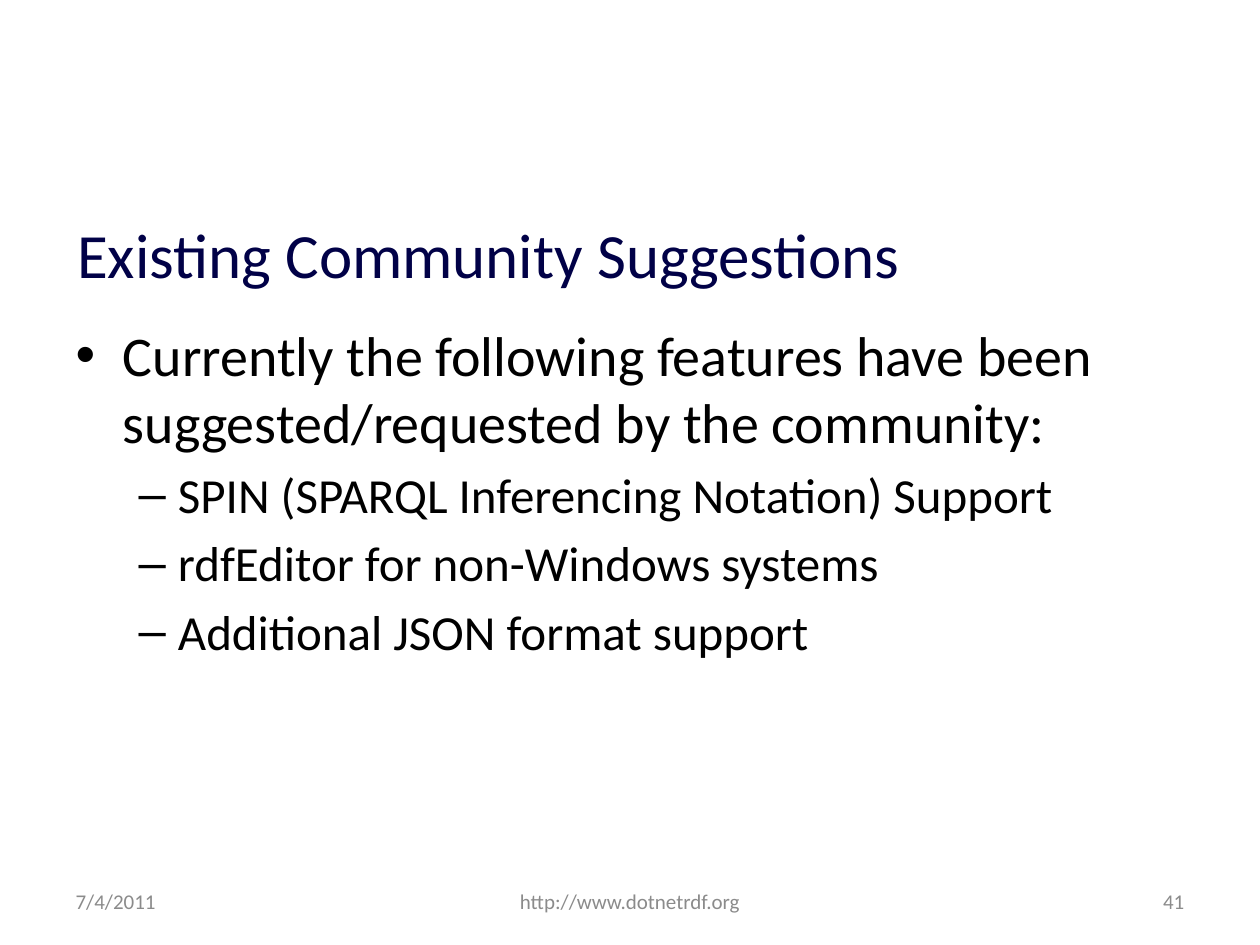
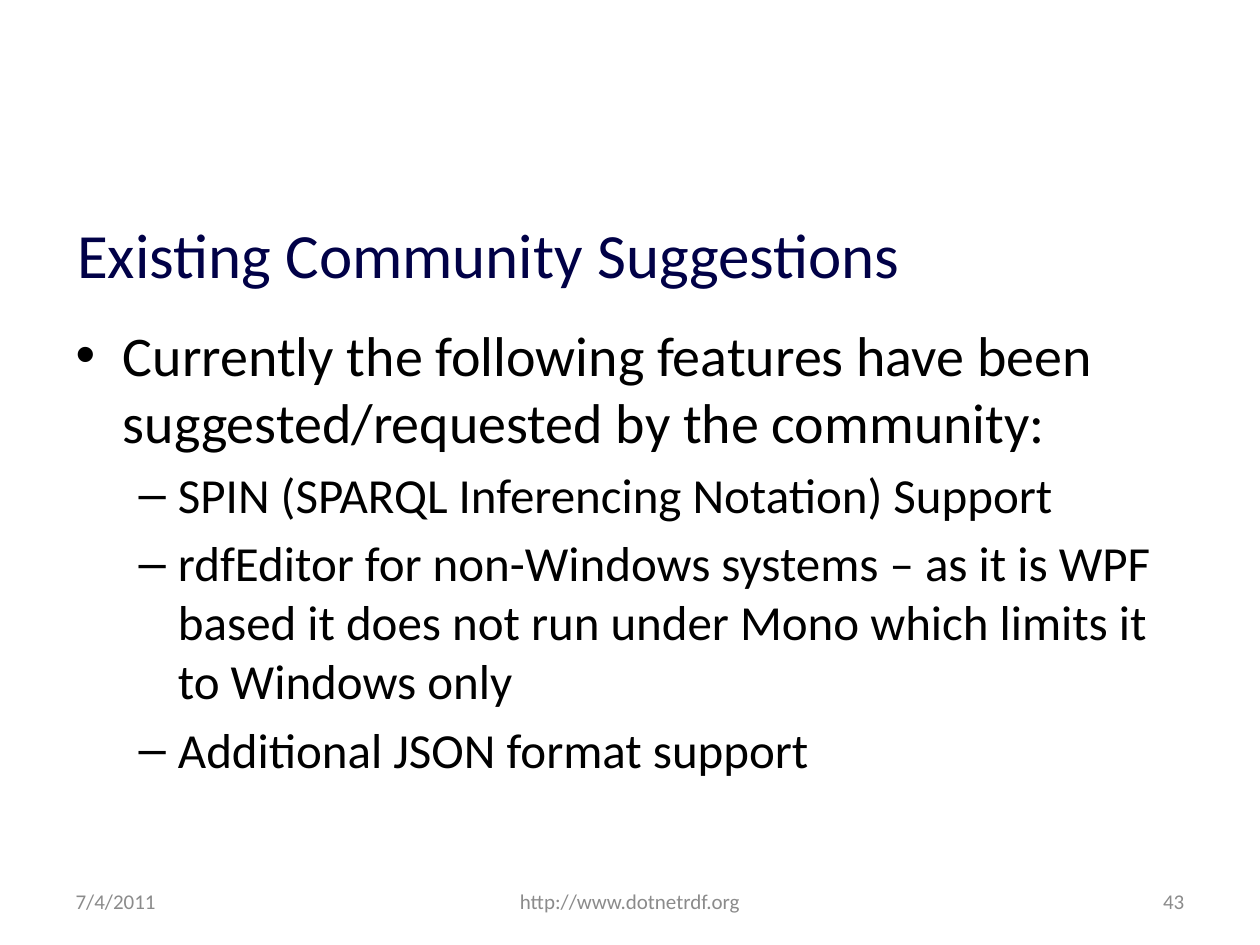
Before and after one commit to JohnGoldsmith/dotnetrdf-wiki, a slide deck: slide 43 of Slides/Roadmap.pptx (slide 41 before the commit). Drawn at 1260x945 pixels with LibreOffice and Linux fonts; fonts in the diff are those of the drawing; background and template pictures are left out. Boxes give left, top, right and bottom in pixels: in the first picture for what was removed or moved away, otherwise in the second. Text is boxed around its words. In the diff, an @@ line names an element or a change of style, - is before the commit and + after.

```diff
--- a/Slides/Roadmap.pptx
+++ b/Slides/Roadmap.pptx
@@ text at (x1=178, y1=547, x2=1150, y2=707): text changed @@
-  – rdfEditor for non-Windows systems
+  – rdfEditor for non-Windows systems – as it is WPF based it does not run under Mono which limits it to Windows only
@@ page number at (x1=1163, y1=895, x2=1184, y2=909): text changed @@
-41
+43
```
Also in this commit, not shown: 5 other slides changed, 2 slides added.
